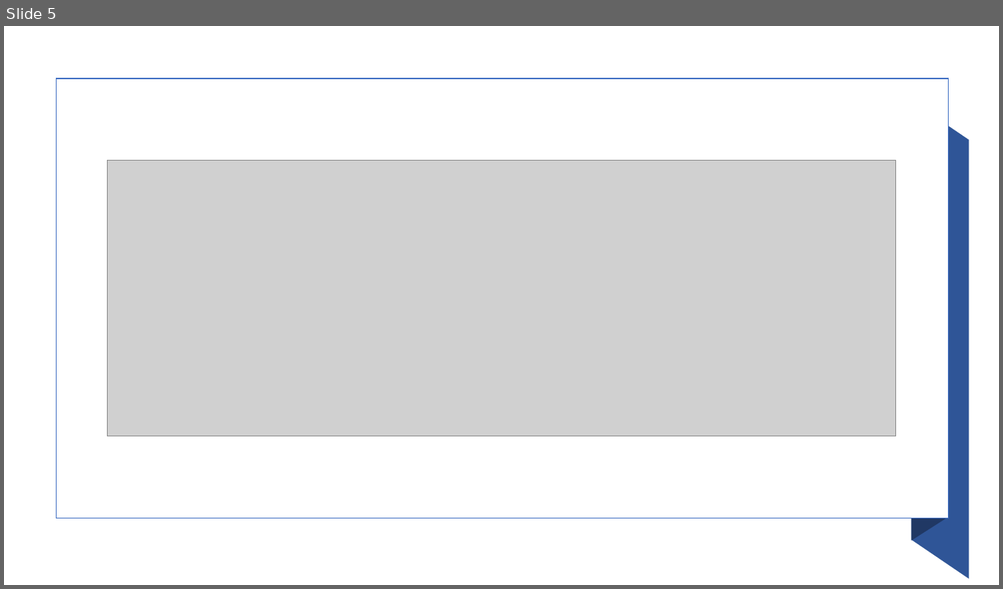
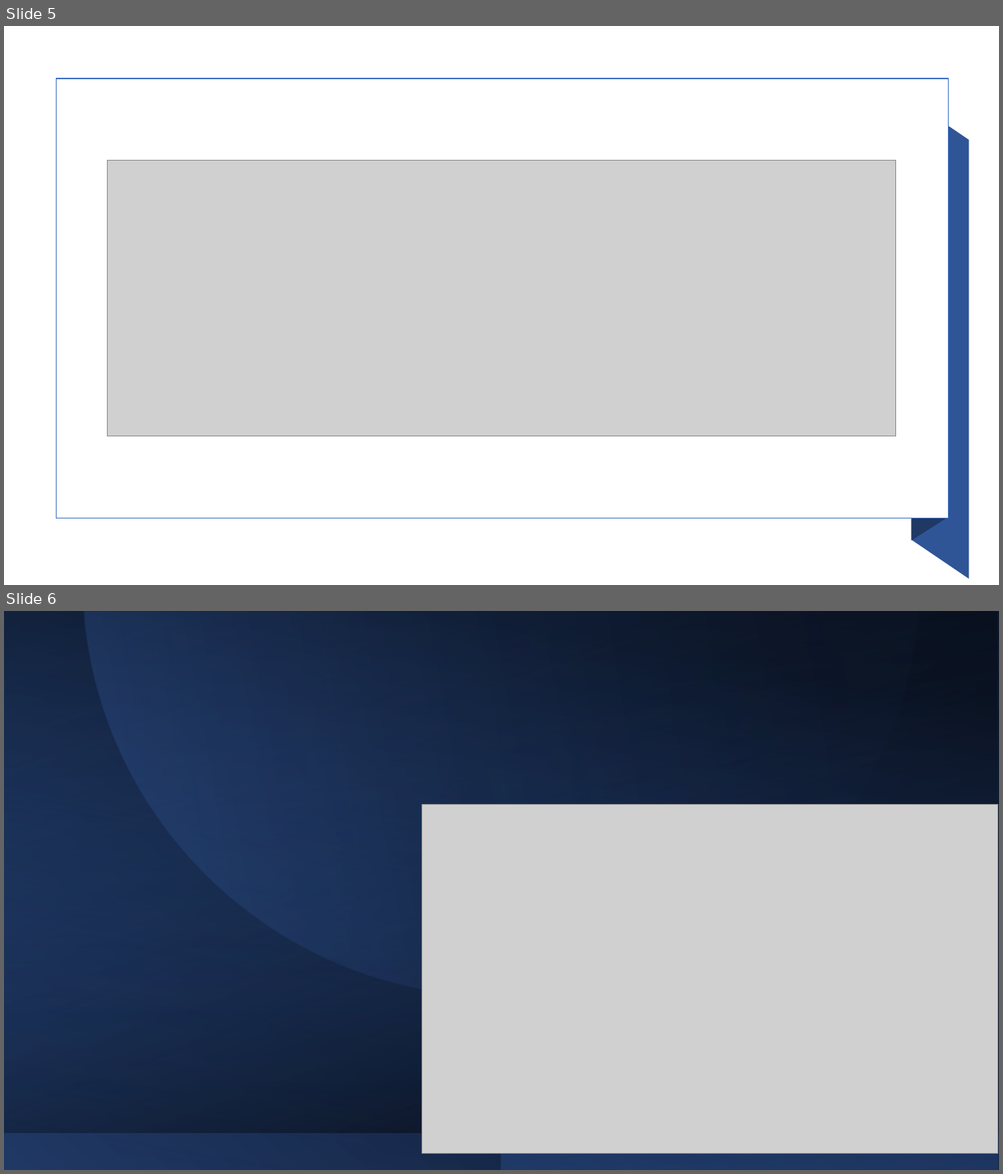
Before and after one commit to Gibsonjk1/wdd230, a slide deck: React.pptx. Shown one above the other, each under a label of ours: slide 5 before the commit, slides 5 and 6 after it. The pictures are 1003x589 and 1003x1174 pixels, drawn with LibreOffice and Linux fonts; fonts in the diff are those of the drawing; grey boxes stand for pictures. Boxes give left, top, right and bottom in pixels: in the first picture for what was removed or moved away, otherwise in the second. Text is boxed around its words. In the diff, an @@ line names an element or a change of style, - is before the commit and + after.

```diff
--- a/React.pptx
+++ b/React.pptx
@@ slide 6 added at box(4, 611, 999, 1170), background #FFFFFF @@
@@ rectangle added at box(4, 611, 999, 1170), fill gradient #203864 to #000000 @@
@@ rectangle added at box(4, 611, 999, 1133), fill gradient #2F5597 to #000000 @@
@@ rectangle added at box(4, 611, 998, 1170), fill gradient #000000 to #2F5597 @@
@@ rectangle added at box(5, 611, 997, 1170), fill gradient #203864 to #000000 @@
@@ freeform shape added at box(85, 611, 918, 997), fill gradient #203864 to #4472C4 @@
@@ rectangle added at box(502, 611, 999, 1170), fill gradient #203864 to #2F5597 @@
@@ picture added at box(422, 804, 999, 1154) @@
```
Also in this commit, not shown: 1 slide changed, 3 other files.
